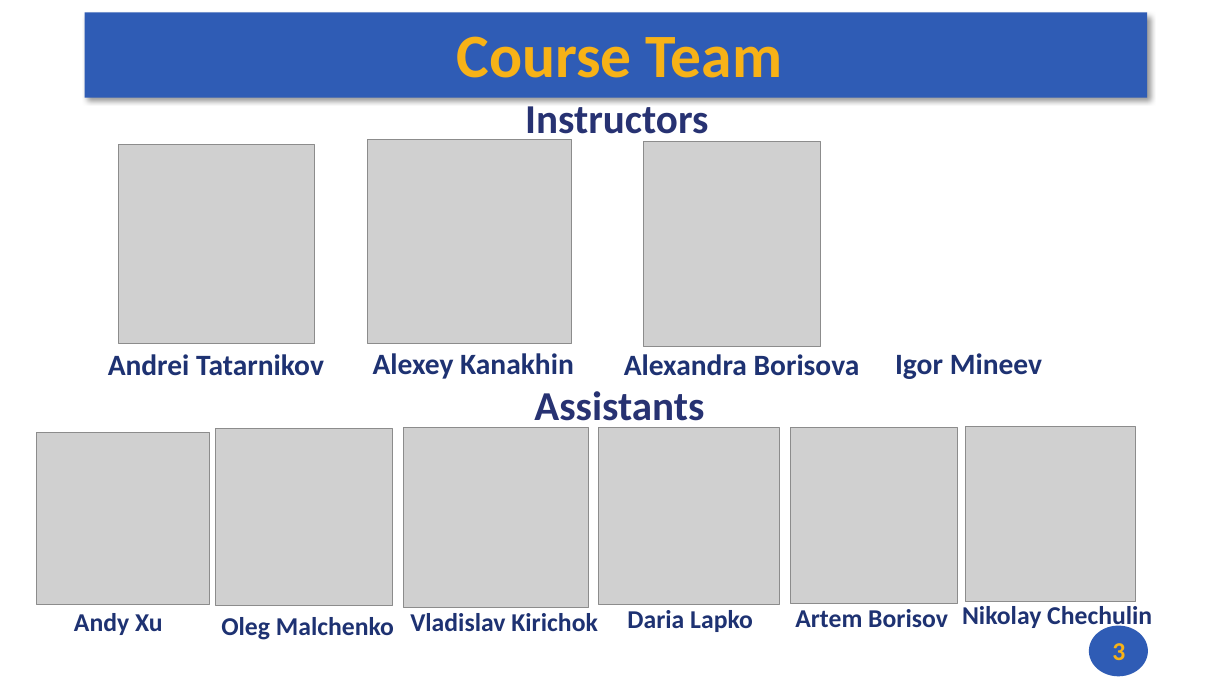
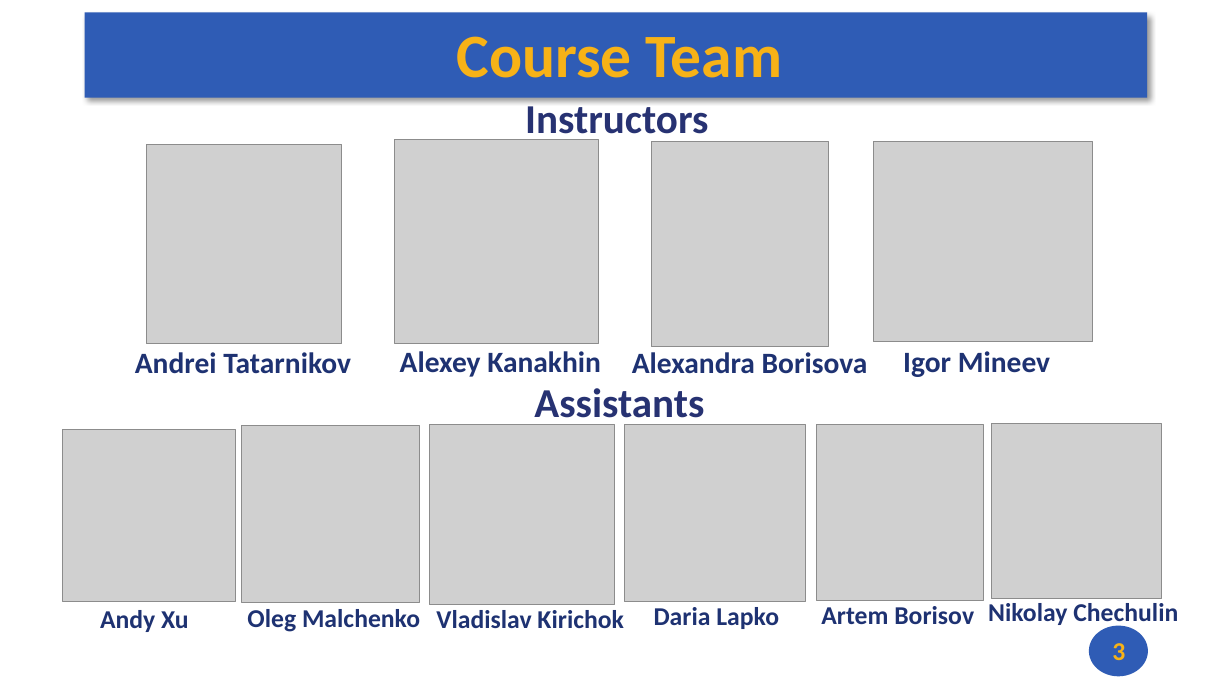
Before and after one commit to andrewt0301/hse-acos-course, a slide deck: slide 3 of docs/part1ca/01_Introduction/CA_Lecture_01.pptx. Drawn at 1232x693 pixels with LibreOffice and Linux fonts; fonts in the diff are those of the drawing; grey boxes stand for pictures. Boxes give left, top, right and bottom in pixels: in the first picture for what was removed or moved away, otherwise in the second. Text is boxed around its words. In the diff, an @@ line names an element or a change of style, - is before the commit and + after.

```diff
--- a/docs/part1ca/01_Introduction/CA_Lecture_01.pptx
+++ b/docs/part1ca/01_Introduction/CA_Lecture_01.pptx
@@ picture added at bbox=[873, 141, 1093, 342] @@
@@ 2 texts, 1 picture: place and size @@
-2 texts, 1 picture at bbox=[624, 141, 1042, 379]
+2 texts, 1 picture at bbox=[632, 141, 1050, 377]
@@ 3 texts, 2 pictures: place and size @@
-3 texts, 2 pictures at bbox=[108, 140, 1152, 630]
+3 texts, 2 pictures at bbox=[135, 140, 1178, 627]
@@ 6 pictures, 5 texts: place and size @@
-6 pictures, 5 texts at bbox=[37, 427, 1137, 640]
+6 pictures, 5 texts at bbox=[63, 424, 1163, 632]
```
Also in this commit, not shown: 1 other slide changed, 1 other file.
